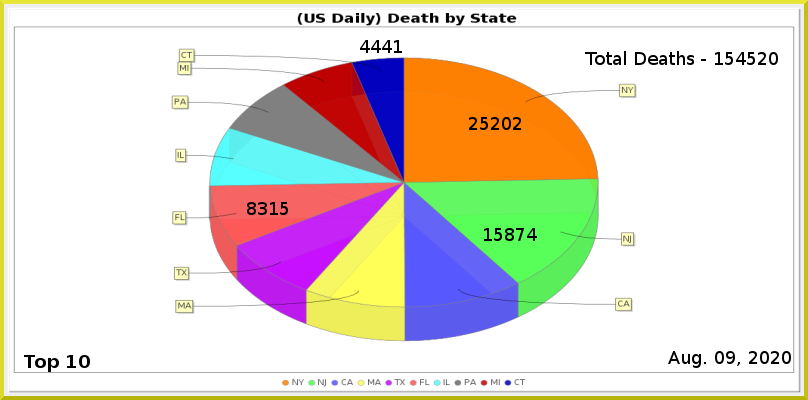
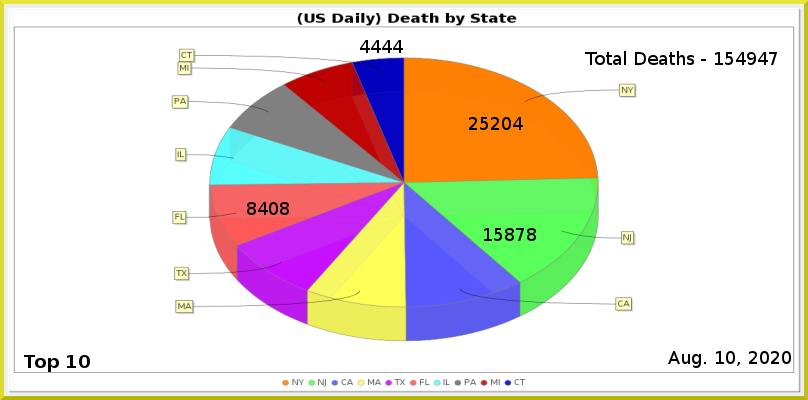
Before/after of a 808 × 400 layered artwork. What changed in the layer stack:
painted on "Least" over [393, 40, 403, 53]
painted on "FL" over [258, 202, 289, 215]
painted on "NJ" over [527, 228, 537, 241]
painted on "NY" over [513, 117, 523, 130]
renamed "Total Deaths - 154520" to "Total Deaths - 154947", painted on it over [747, 52, 778, 65]
painted on "Current Date" over [715, 351, 735, 364]
painted on "Death_by_State.png" over [171, 48, 637, 342]
